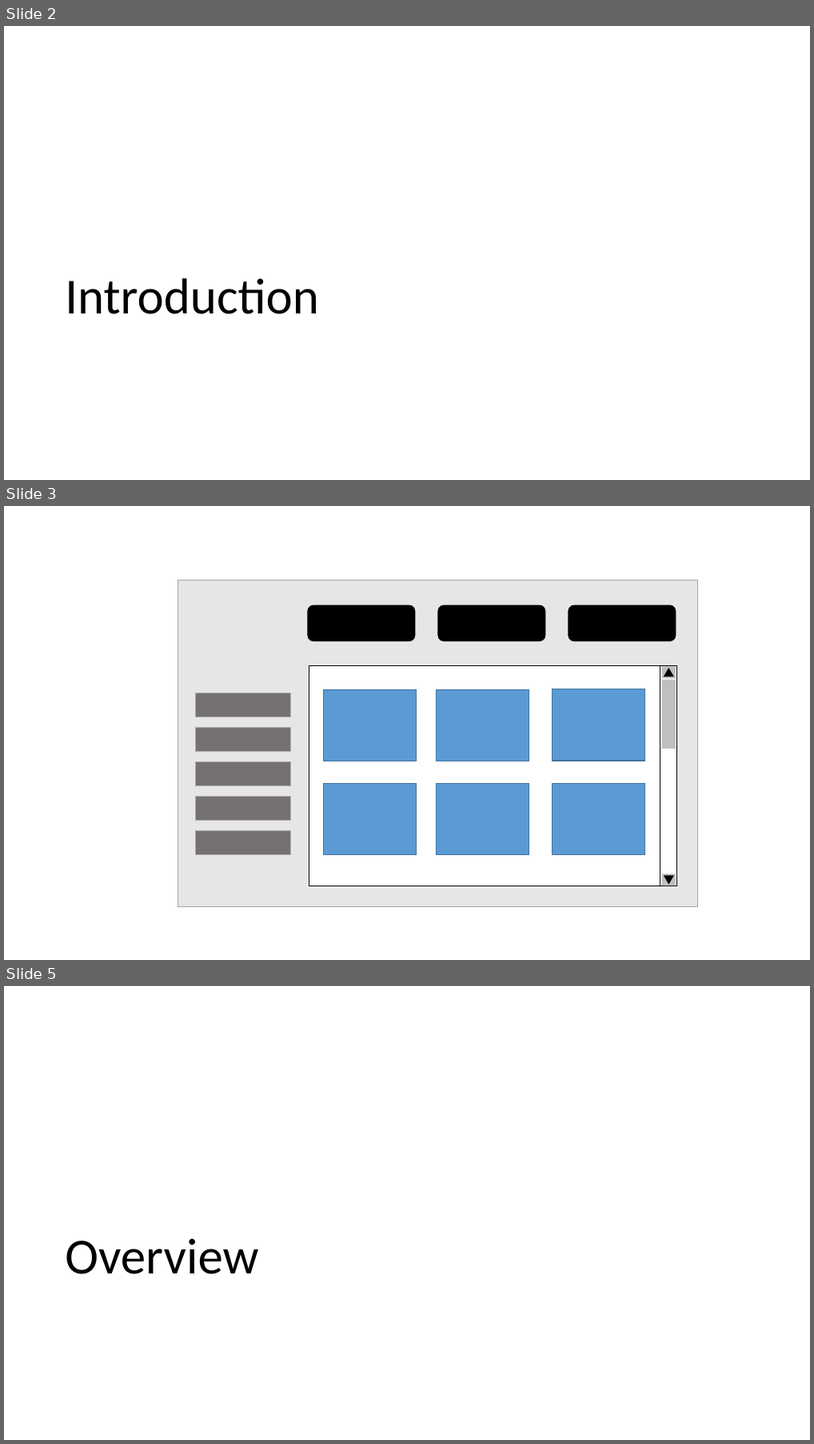
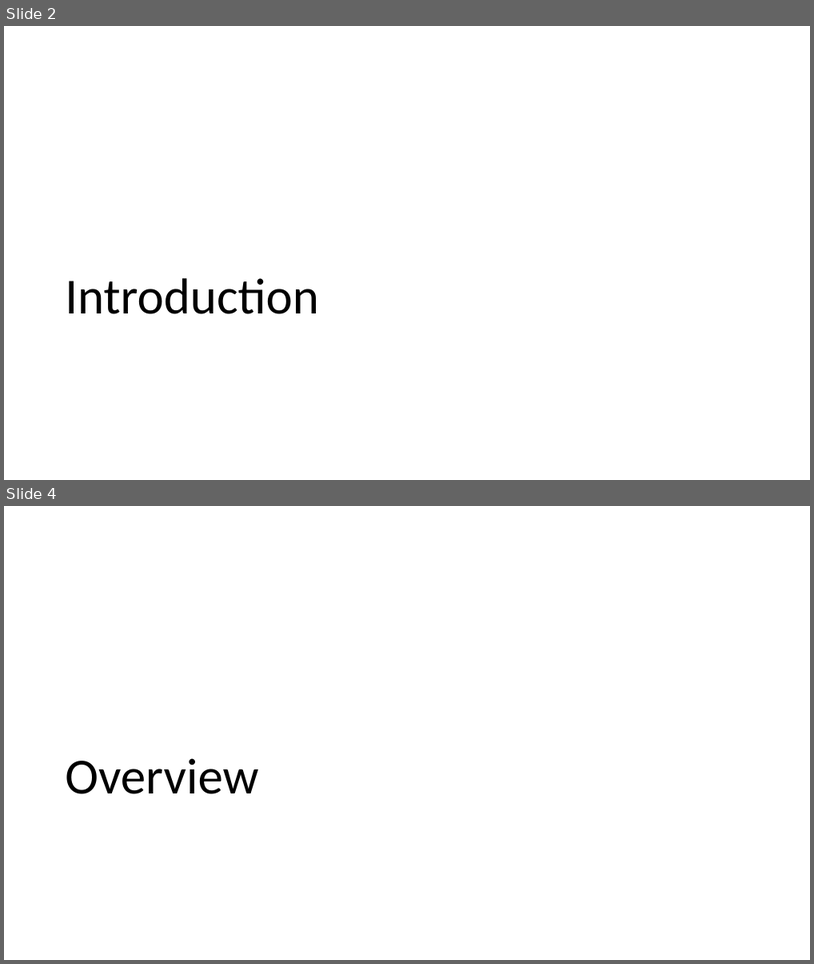
Before and after one commit to salute-developers/spatial-navigation, a slide deck: docs/images_of_spec.pptx. Shown one above the other, each under a label of ours: slides 2, 3 and 5 before the commit, slides 2 and 4 after it; the slides between them are not shown. The pictures are 814x1444 and 814x964 pixels, drawn with LibreOffice and Linux fonts; fonts in the diff are those of the drawing. Boxes give left, top, right and bottom in pixels: in the first picture for what was removed or moved away, otherwise in the second. Text is boxed around its words. In the diff, an @@ line names an element or a change of style, - is before the commit and + after.

```diff
--- a/docs/images_of_spec.pptx
+++ b/docs/images_of_spec.pptx
@@ slide 3 removed at [4, 506, 810, 960], background #FFFFFF @@
@@ rectangle removed at [178, 580, 698, 907] @@
@@ rounded rectangle removed at [308, 605, 415, 641] @@
@@ rounded rectangle removed at [438, 605, 546, 641] @@
@@ rounded rectangle removed at [569, 605, 676, 641] @@
@@ rectangle removed at [309, 666, 675, 885] @@
@@ rectangle removed at [661, 666, 678, 885] @@
@@ rectangle removed at [662, 666, 676, 678] @@
@@ triangle removed at [664, 668, 674, 676] @@
@@ rectangle removed at [196, 693, 290, 716] @@
@@ rectangle removed at [324, 689, 417, 760] @@
@@ rectangle removed at [437, 689, 530, 760] @@
@@ rectangle removed at [553, 689, 646, 760] @@
@@ rectangle removed at [662, 680, 676, 748] @@
@@ rectangle removed at [196, 728, 290, 751] @@
@@ rectangle removed at [196, 762, 290, 785] @@
@@ rectangle removed at [324, 783, 417, 855] @@
@@ rectangle removed at [437, 783, 530, 855] @@
@@ rectangle removed at [553, 783, 646, 855] @@
@@ rectangle removed at [196, 796, 290, 820] @@
@@ rectangle removed at [196, 831, 290, 855] @@
@@ rectangle removed at [662, 874, 676, 885] @@
@@ triangle removed at [664, 875, 674, 884] @@
@@ what was slide 5 is now slide 4 @@
```
Also in this commit, not shown: 2 slides added, 1 other slide removed, 1 other file.
